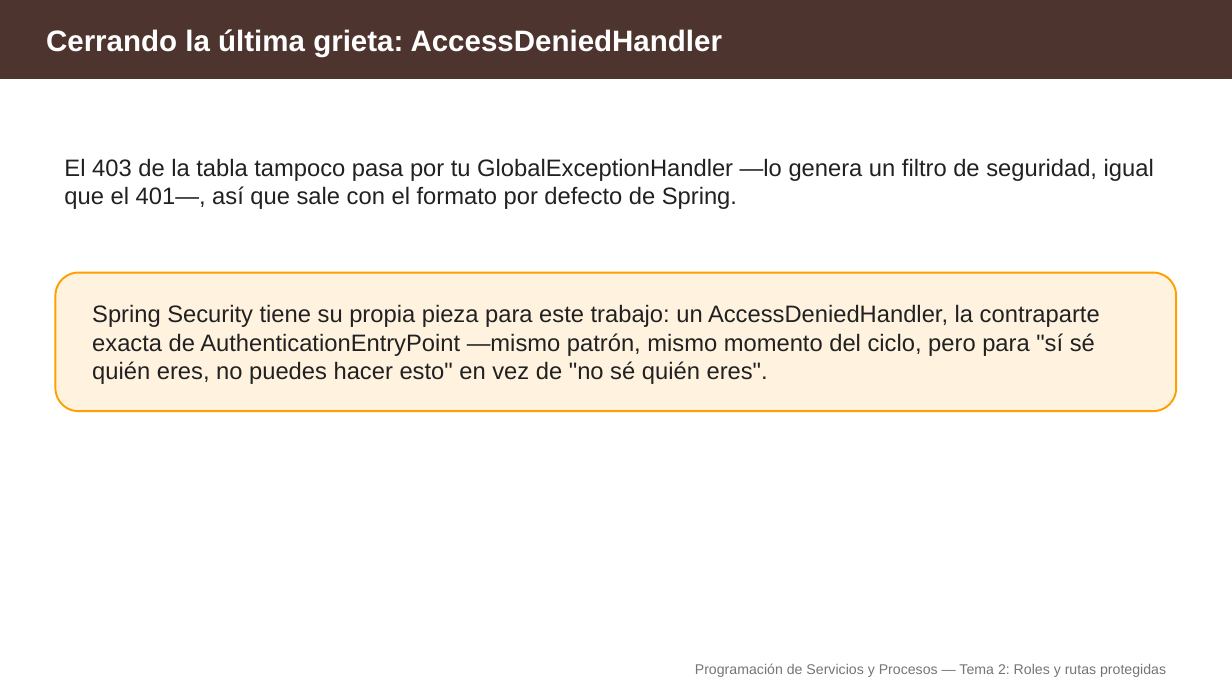
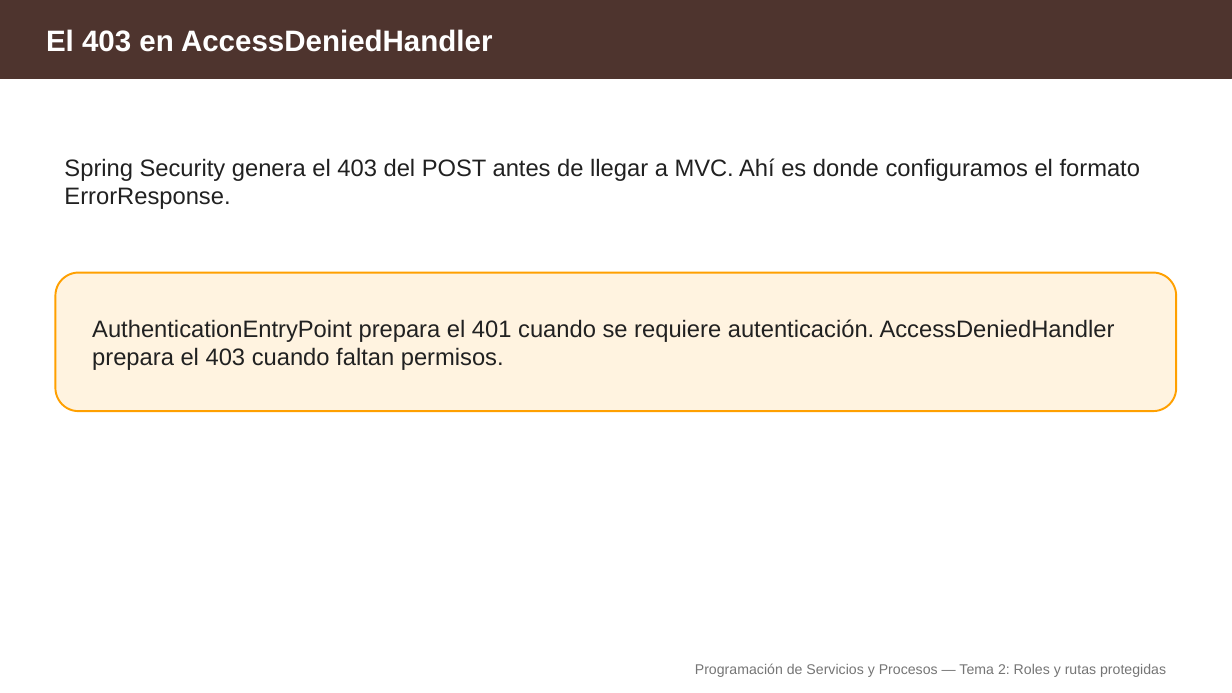
Before and after one commit to aitorventura/programacion-servicios-procesos, a slide deck: slide 14 of docs/tema2/diapositivas/roles-y-rutas-protegidas.pptx (slide 17 before the commit). Drawn at 1232x693 pixels with LibreOffice and Linux fonts; fonts in the diff are those of the drawing. Boxes give left, top, right and bottom in pixels: in the first picture for what was removed or moved away, otherwise in the second. Text is boxed around its words. In the diff, an @@ line names an element or a change of style, - is before the commit and + after.

```diff
--- a/docs/tema2/diapositivas/roles-y-rutas-protegidas.pptx
+++ b/docs/tema2/diapositivas/roles-y-rutas-protegidas.pptx
@@ text at (46, 29, 492, 52): text changed @@
-Cerrando la última grieta: AccessDeniedHandler
+El 403 en AccessDeniedHandler
@@ text at (64, 158, 1140, 209): text changed @@
-El 403 de la tabla tampoco pasa por tu GlobalExceptionHandler —lo genera un filtro de seguridad, igual que el 401—, así que sale con el formato por defecto de Spring.
+Spring Security genera el 403 del POST antes de llegar a MVC. Ahí es donde configuramos el formato ErrorResponse.
@@ text at (92, 319, 1115, 370): text changed @@
-Spring Security tiene su propia pieza para este trabajo: un AccessDeniedHandler, la contraparte exacta de AuthenticationEntryPoint —mismo patrón, mismo momento del ciclo, pero para "sí sé quién eres, no puedes hacer esto" en vez de "no sé quién eres".
+AuthenticationEntryPoint prepara el 401 cuando se requiere autenticación. AccessDeniedHandler prepara el 403 cuando faltan permisos.
```
Also in this commit, not shown: 17 other slides changed, 3 slides removed, 4 other files.
